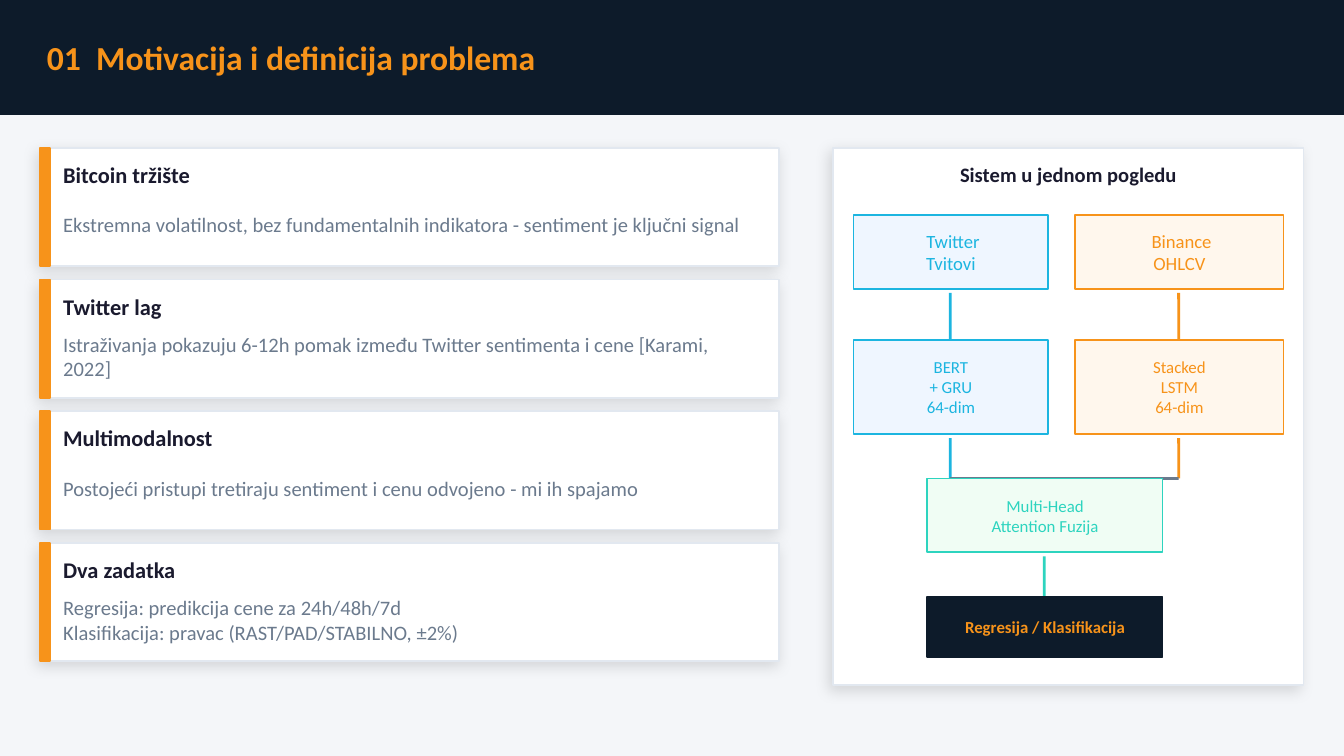
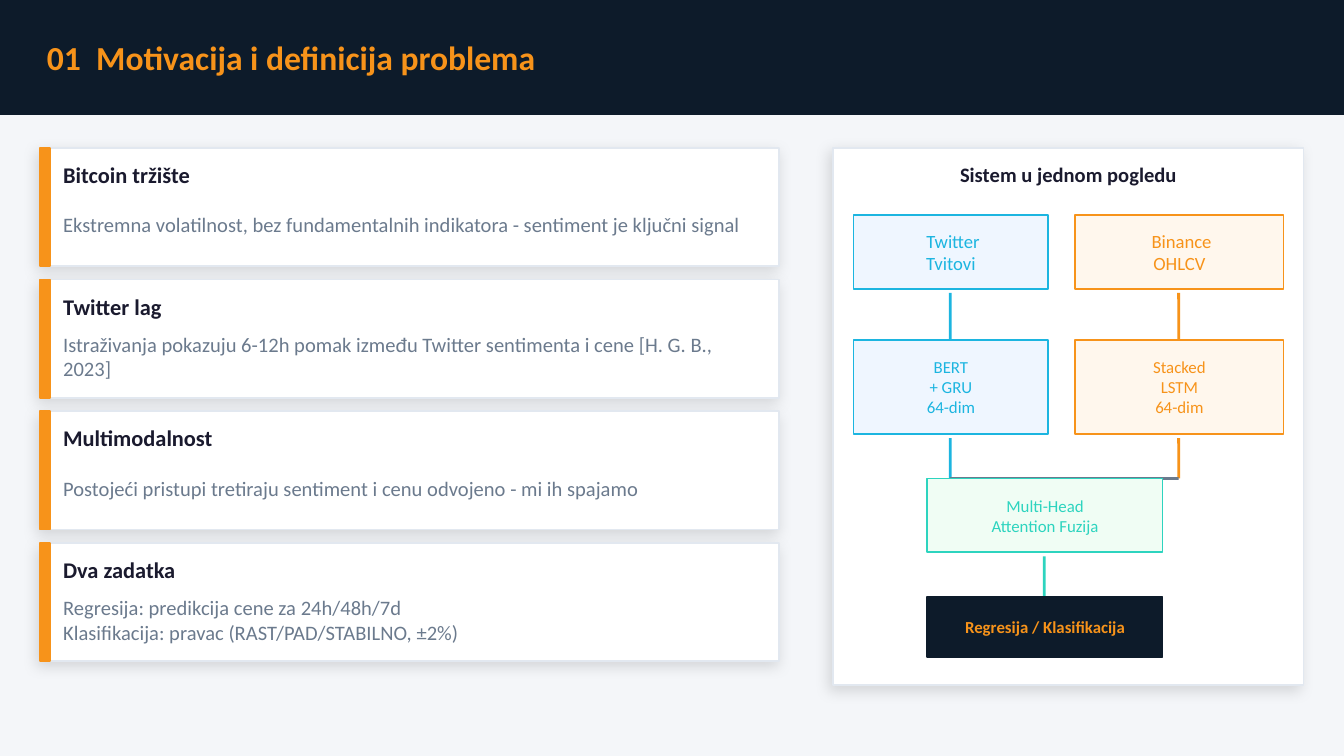
Before and after one commit to borisletic/bitcoin-multimodal-prediction, a slide deck: slide 3 of Predikcija_Bitcoina_Prezentacija.pptx. Drawn at 1344x756 pixels with LibreOffice and Linux fonts; fonts in the diff are those of the drawing. Boxes give left, top, right and bottom in pixels: in the first picture for what was removed or moved away, otherwise in the second. Text is boxed around its words. In the diff, an @@ line names an element or a change of style, - is before the commit and + after.

```diff
--- a/Predikcija_Bitcoina_Prezentacija.pptx
+++ b/Predikcija_Bitcoina_Prezentacija.pptx
@@ text at (63, 337, 712, 379): text changed @@
-Istraživanja pokazuju 6-12h pomak između Twitter sentimenta i cene [Karami, 2022]
+Istraživanja pokazuju 6-12h pomak između Twitter sentimenta i cene [H. G. B., 2023]
```
Also in this commit, not shown: 2 other files.
